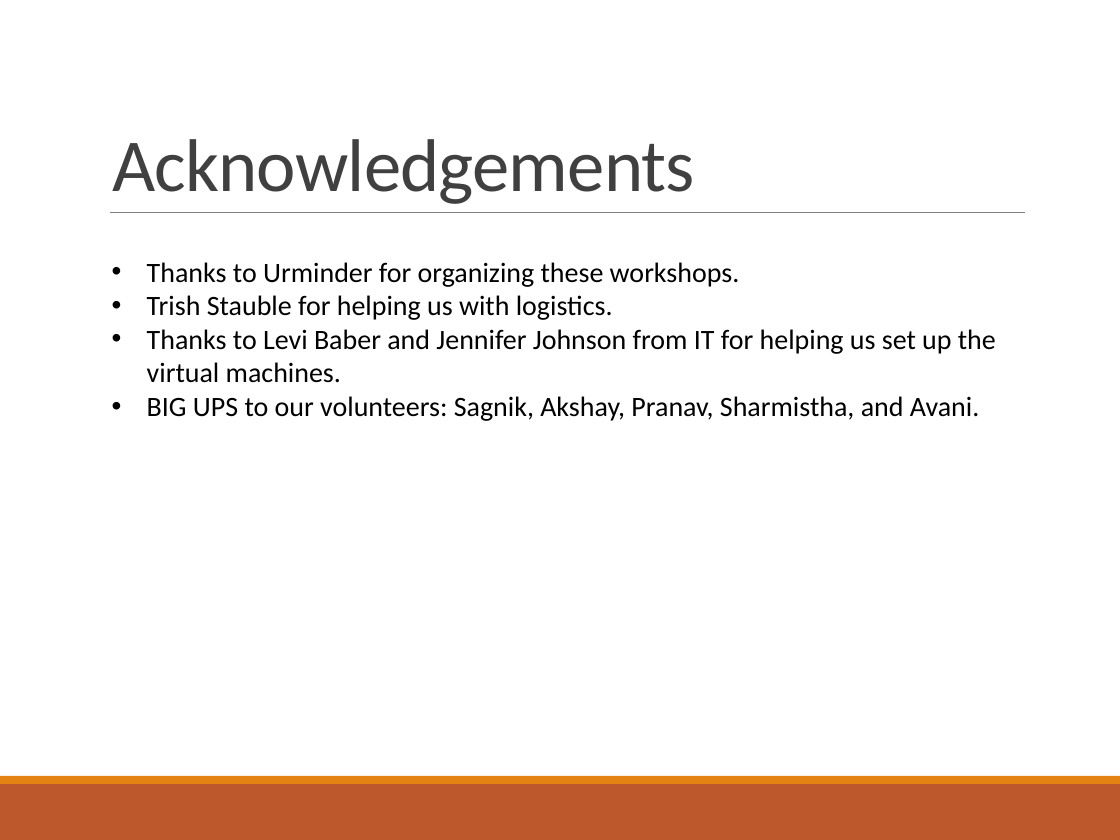
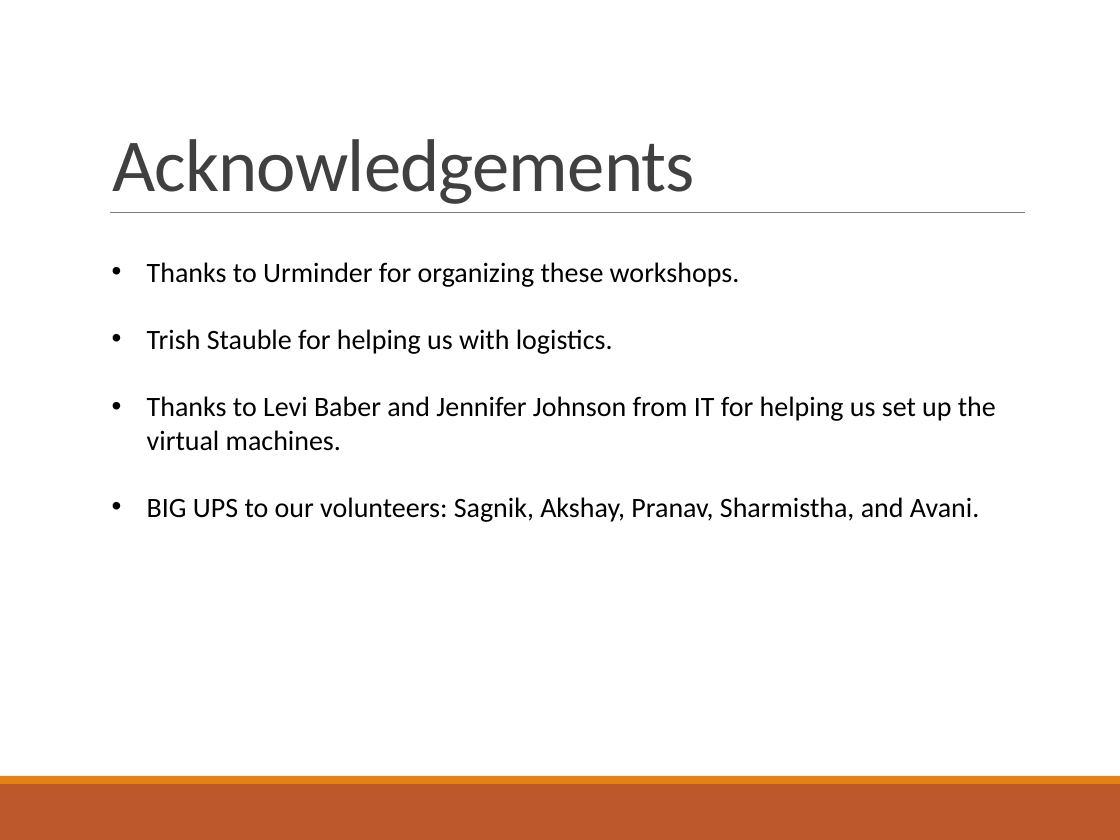
Before and after one commit to pommevilla/bcb.advanced.python.2018, a slide deck: slide 4 of 2018_Advanced_Python.pptx. Drawn at 1120x840 pixels with LibreOffice and Linux fonts; fonts in the diff are those of the drawing. Boxes give left, top, right and bottom in pixels: in the first picture for what was removed or moved away, otherwise in the second. Text is boxed around its words. In the diff, an @@ line names an element or a change of style, - is before the commit and + after.

```diff
--- a/2018_Advanced_Python.pptx
+++ b/2018_Advanced_Python.pptx
@@ text "Thanks to Urminder for organizing ..." rewrapped from <box>147,262,996,421</box> to <box>147,262,996,522</box> @@
```
Also in this commit, not shown: 3 other slides changed, 7 slides added, 5 slides removed, 9 other files.
